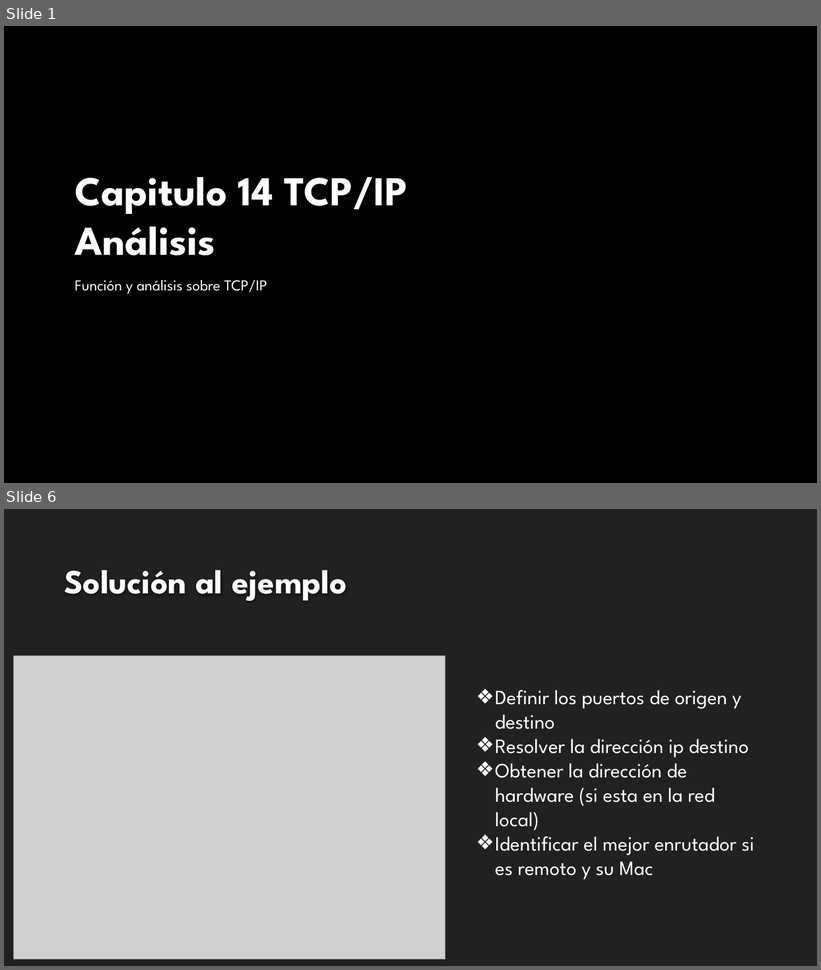
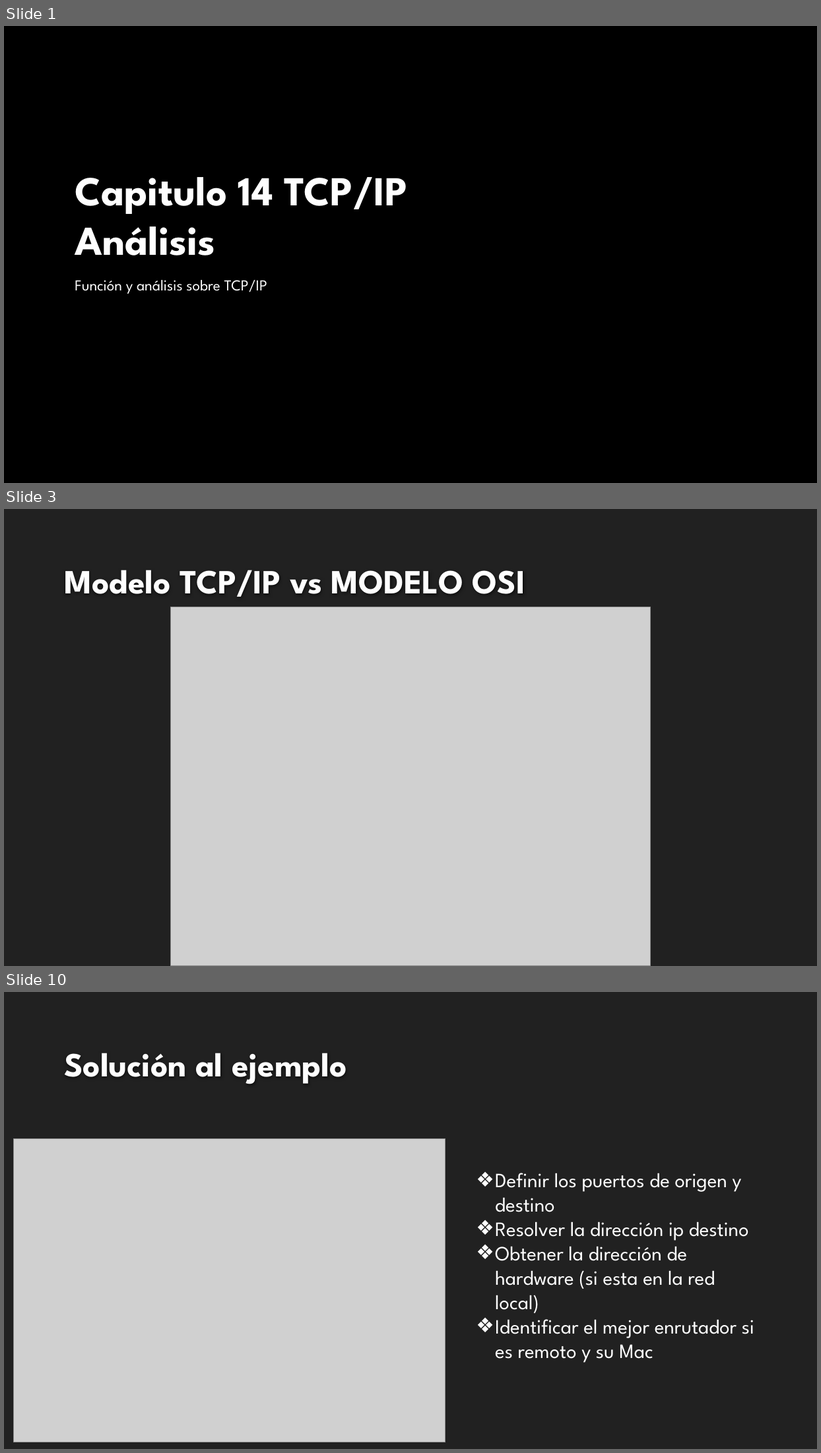
Before and after one commit to Omar-Vazquez-C/Tareas-Telecom, a slide deck: Presentacion Chapter 14 Vazquez Canto Andres.pptx. Shown one above the other, each under a label of ours: slides 1 and 6 before the commit, slides 1, 3 and 10 after it; the slides between them are not shown. The pictures are 821x970 and 821x1453 pixels, drawn with LibreOffice and Linux fonts; fonts in the diff are those of the drawing; grey boxes stand for pictures; background and template pictures are left out. Boxes give left, top, right and bottom in pixels: in the first picture for what was removed or moved away, otherwise in the second. Text is boxed around its words. In the diff, an @@ line names an element or a change of style, - is before the commit and + after.

```diff
--- a/Presentacion Chapter 14 Vazquez Canto Andres.pptx
+++ b/Presentacion Chapter 14 Vazquez Canto Andres.pptx
@@ slide 3 added at box(4, 509, 817, 966), background #212121 @@
@@ title added at box(64, 570, 525, 597), 40 pt, text #FEFEFE, bold @@
+Modelo TCP/IP vs MODELO OSI
@@ picture added at box(170, 607, 650, 966) @@
@@ what was slide 6 is now slide 10 @@
```
Also in this commit, not shown: 3 slides changed, 4 other slides added, 9 slides removed.
